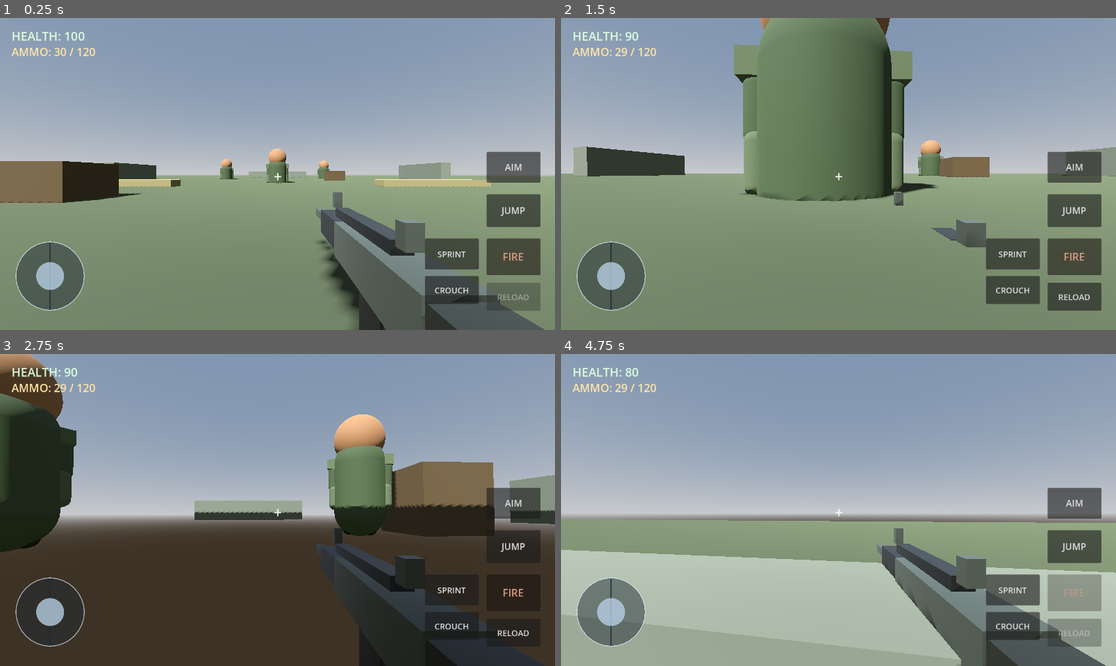
Above: before the commit, frames 1-4 (two rows, left to right).
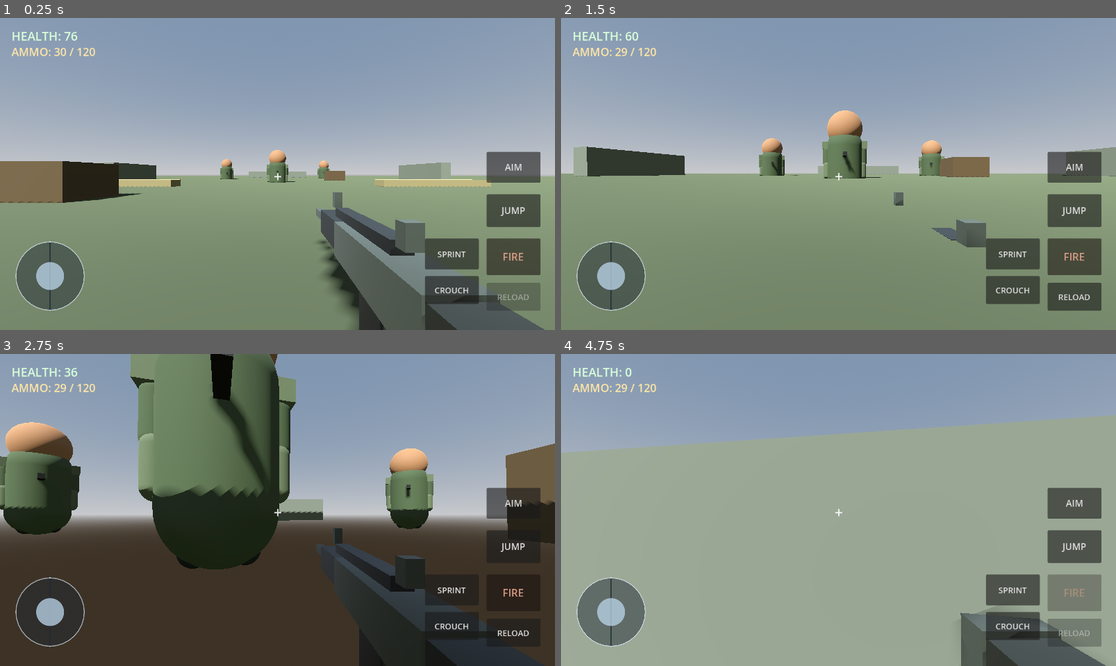
Above: after the commit, the same moments.

Repository: leefortine86-eng/Hunger-For-War
Game: Godot game, scene res://scenes/main.tscn
Two runs of this game, one before a commit and one after it. Both use one fixed random seed, a clock stepped at 60 frames per second and the inputs below.
Inputs (mouse positions are in pixels of both pictures, inside the frame that each line leads up to):
- Up to frame 1 (0.25 s): no input
- Up to frame 2 (1.5 s): tap Enter at 0.5 s; move the mouse to (866, 174) at 0.52 s; hold W (move_forward) from 0.53 s (still down); tap R at 0.6 s; click (866, 174) at 0.67 s; tap Space at 0.77 s; move the mouse to (810, 174) at 1.27 s; tap Shift at 1.35 s
- Up to frame 3 (2.75 s): keep holding W (move_forward); tap Space at 1.52 s; move the mouse to (288, 503) at 2.02 s; hold Ctrl from 2.03 s (still down)
- Up to frame 4 (4.75 s): keep holding W (move_forward); move the mouse to (832, 516) at 2.77 s; release Ctrl at 2.78 s; tap R at 2.85 s; click (832, 516) at 2.92 s; tap Space at 3.02, 3.77, 4.52 s; move the mouse to (877, 513) at 3.52 s; hold Shift 3.53-4.28 s; move the mouse to (794, 506) at 4.27 s; tap Ctrl at 4.35 s

The runs differ from the first frame. In frame 1, 0.1% of the frame differs, in the area x 11-59%, y 4-54%; in frame 2, 16%; in frame 3, 33%; in frame 4, 48%, in the area x 0-100%, y 4-100%.

Commit message:
Add ranged enemy rifle combat and line-of-sight behavior

Diff:
--- a/scripts/enemy.gd
+++ b/scripts/enemy.gd
@@ -2,19 +2,24 @@
 
 @export var max_health: float = 100.0
 @export var move_speed: float = 2.5
-@export var attack_range: float = 2.0
-@export var attack_damage: float = 10.0
-@export var attack_cooldown: float = 1.2
+@export var preferred_range: float = 11.0
+@export var fire_range: float = 28.0
+@export var attack_damage: float = 8.0
+@export var attack_cooldown: float = 1.15
+@export var accuracy: float = 0.82
 
 var health: float = 100.0
 var gravity: float = 20.0
 var attack_timer: float = 0.0
 var player: CharacterBody3D
+var muzzle_light: OmniLight3D
+var muzzle_flash_time: float = 0.0
 
 func _ready():
     health = max_health
     player = get_tree().get_first_node_in_group("player") as CharacterBody3D
     _build_soldier_appearance()
+    _build_enemy_rifle()
 
 func _material(color: Color) -> StandardMaterial3D:
     var material := StandardMaterial3D.new()
@@ -69,8 +74,65 @@
         _add_capsule_part("Boot", 0.13, 0.30, Vector3(side * 0.20, 0.08, -0.08), dark_gear)
         _add_box_part("ShoulderPad", Vector3(0.32, 0.20, 0.34), Vector3(side * 0.46, 1.42, 0), armor)
 
+
+func _build_enemy_rifle():
+    var rifle := MeshInstance3D.new()
+    rifle.name = "EnemyRifle"
+    var mesh := BoxMesh.new()
+    mesh.size = Vector3(0.10, 0.10, 0.78)
+    rifle.mesh = mesh
+    rifle.position = Vector3(0.0, 1.12, -0.48)
+    rifle.material_override = _material(Color(0.07, 0.08, 0.07))
+    add_child(rifle)
+
+    muzzle_light = OmniLight3D.new()
+    muzzle_light.position = Vector3(0.0, 1.12, -0.90)
+    muzzle_light.light_color = Color(1.0, 0.55, 0.18)
+    muzzle_light.light_energy = 0.0
+    muzzle_light.omni_range = 3.0
+    add_child(muzzle_light)
+
+func _has_line_of_sight(target_position: Vector3) -> bool:
+    var query := PhysicsRayQueryParameters3D.create(
+        global_position + Vector3(0, 1.25, 0),
+        target_position
+    )
+    query.exclude = [get_rid()]
+    var hit := get_world_3d().direct_space_state.intersect_ray(query)
+    return hit.is_empty() or hit.get("collider") == player
+
+func _fire_at_player():
+    if not is_instance_valid(player):
+        return
+    var aim_point = player.global_position + Vector3(0, 0.8, 0)
+    if not _has_line_of_sight(aim_point):
+        return
+
+    if is_instance_valid(muzzle_light):
+        muzzle_light.light_energy = 2.8
+        muzzle_flash_time = 0.06
+
+    var spread := Vector3(
+        randf_range(-1.0, 1.0),
+        randf_range(-0.7, 0.7),
+        randf_range(-1.0, 1.0)
+    ) * (1.0 - accuracy) * 2.2
+    var shot_target = aim_point + spread
+    var query := PhysicsRayQueryParameters3D.create(
+        global_position + Vector3(0, 1.25, 0),
+        shot_target
+    )
+    query.exclude = [get_rid()]
+    var hit := get_world_3d().direct_space_state.intersect_ray(query)
+    if not hit.is_empty() and hit.get("collider") == player:
+        player.take_damage(attack_damage)
+
 func _physics_process(delta):
     attack_timer = max(attack_timer - delta, 0.0)
+    if muzzle_flash_time > 0.0:
+        muzzle_flash_time -= delta
+        if muzzle_flash_time <= 0.0 and is_instance_valid(muzzle_light):
+            muzzle_light.light_energy = 0.0
 
     if not is_on_floor():
         velocity.y -= gravity * delta
@@ -91,16 +153,21 @@
     if distance > 0.1:
         look_at(Vector3(player.global_position.x, global_position.y, player.global_position.z), Vector3.UP)
 
-    if distance > attack_range:
+    if distance > preferred_range + 2.0:
         var direction = to_player.normalized()
         velocity.x = direction.x * move_speed
         velocity.z = direction.z * move_speed
+    elif distance < preferred_range - 3.0:
+        var retreat = -to_player.normalized()
+        velocity.x = retreat.x * move_speed * 0.65
+        velocity.z = retreat.z * move_speed * 0.65
     else:
-        velocity.x = 0.0
-        velocity.z = 0.0
-        if attack_timer <= 0.0 and player.has_method("take_damage"):
-            player.take_damage(attack_damage)
-            attack_timer = attack_cooldown
+        velocity.x = move_toward(velocity.x, 0.0, move_speed * delta * 4.0)
+        velocity.z = move_toward(velocity.z, 0.0, move_speed * delta * 4.0)
+
+    if distance <= fire_range and attack_timer <= 0.0:
+        _fire_at_player()
+        attack_timer = attack_cooldown
 
     move_and_slide()
 
